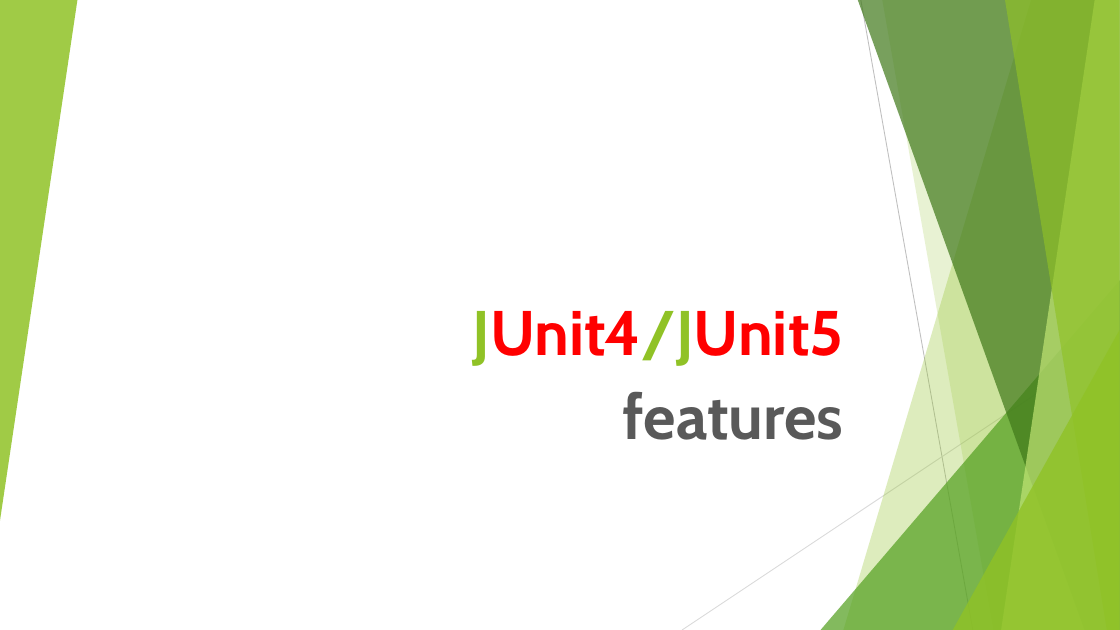
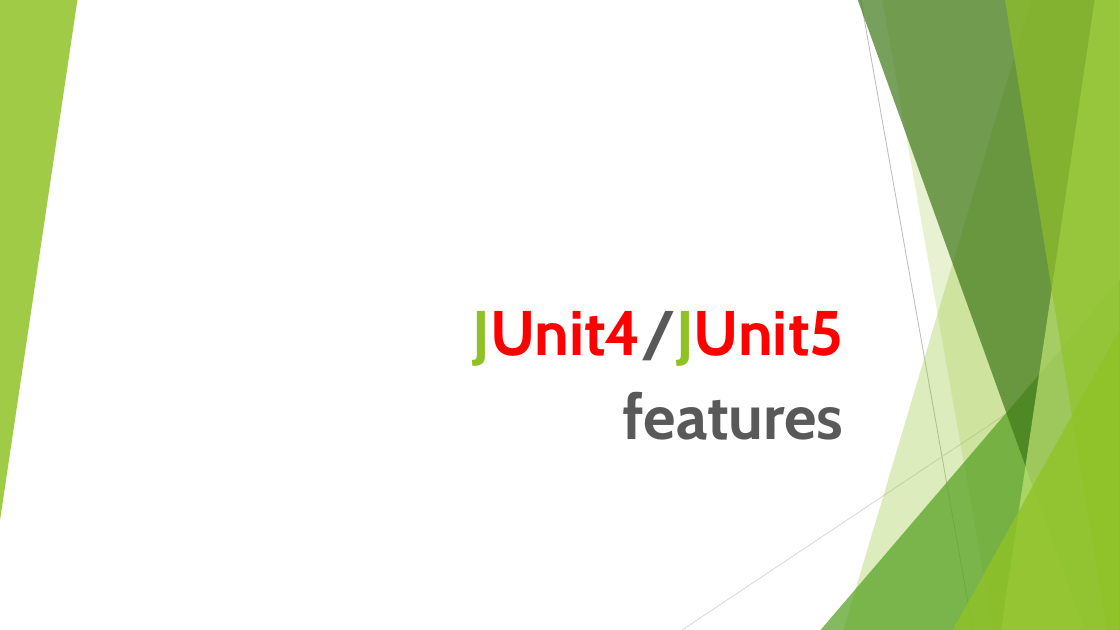
Before and after one commit to baryr/junit-samples, a slide deck: slide 1 of junit-features.pptx. Drawn at 1120x630 pixels with LibreOffice and Linux fonts; fonts in the diff are those of the drawing. Boxes give left, top, right and bottom in pixels: in the first picture for what was removed or moved away, otherwise in the second. Text is boxed around its words. In the diff, an @@ line names an element or a change of style, - is before the commit and + after.

```diff
--- a/junit-features.pptx
+++ b/junit-features.pptx
@@ title "JUnit4/JUnit5" at [473,311,844,366]: text colour #90C226 to #595959 in "JUnit4/JUnit5" @@
```
Also in this commit, not shown: 15 other slides changed.
